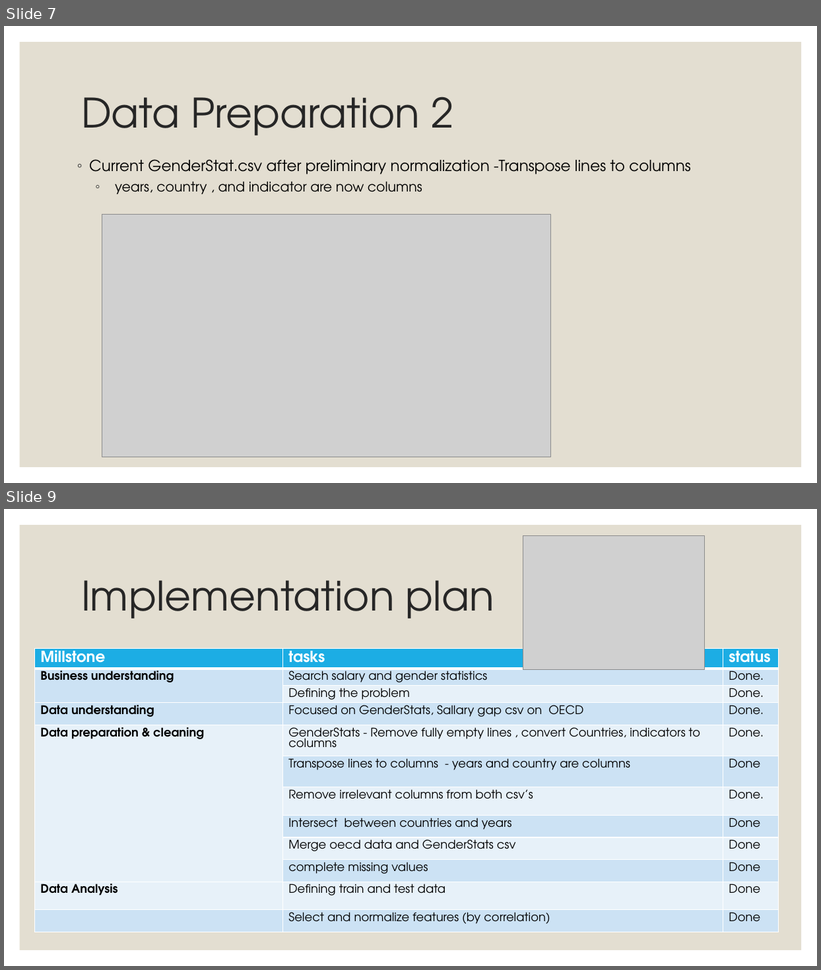
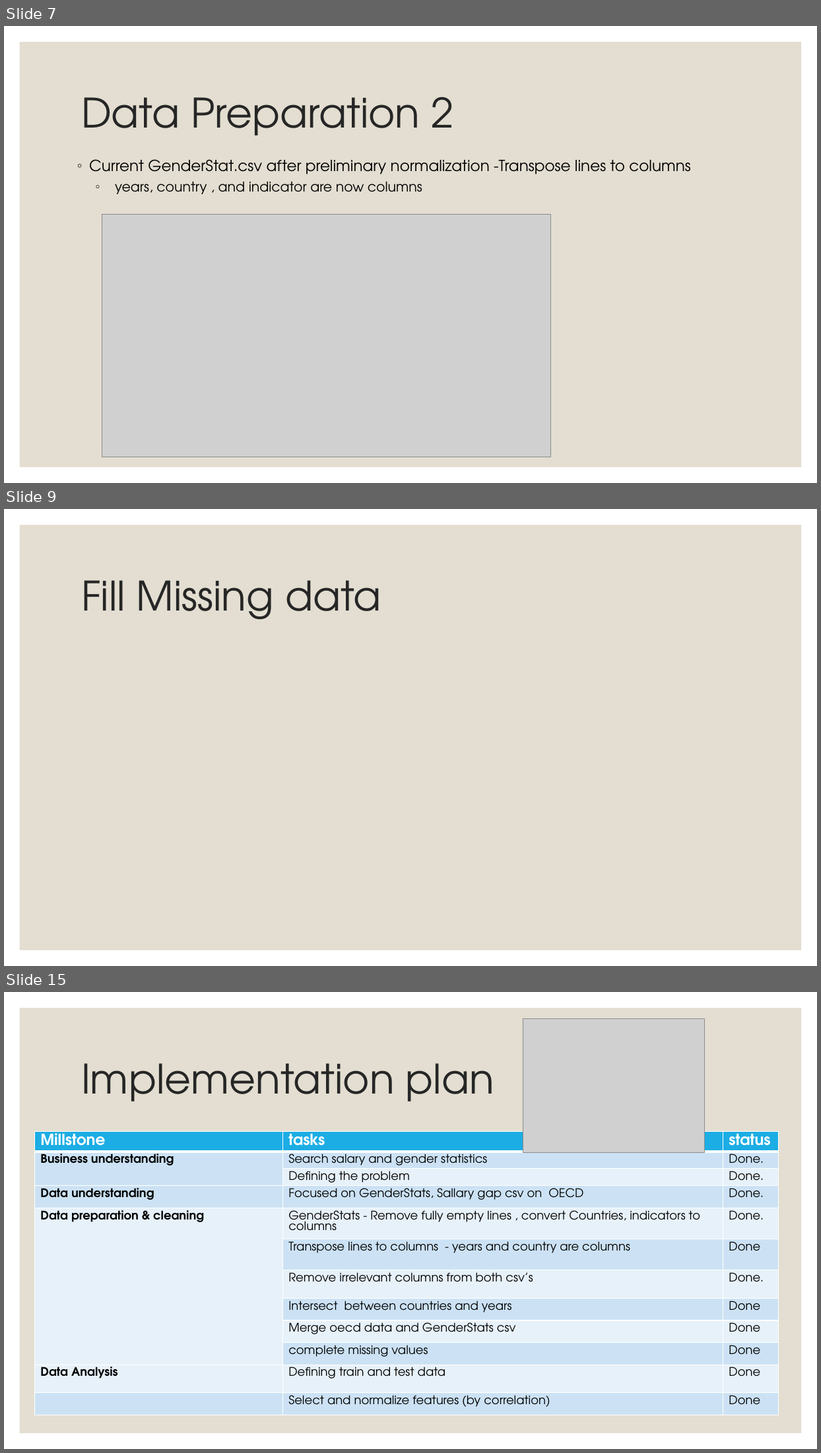
Before and after one commit to EylonSaadon/DataScienceWorkShop, a slide deck: Sallary gap predictionfrom Presentation 1_1_17.pptx. Shown one above the other, each under a label of ours: slides 7 and 9 before the commit, slides 7, 9 and 15 after it; the slides between them are not shown. The pictures are 821x970 and 821x1453 pixels, drawn with LibreOffice and Linux fonts; fonts in the diff are those of the drawing; grey boxes stand for pictures. Boxes give left, top, right and bottom in pixels: in the first picture for what was removed or moved away, otherwise in the second. Text is boxed around its words. In the diff, an @@ line names an element or a change of style, - is before the commit and + after.

```diff
--- a/Sallary gap predictionfrom Presentation 1_1_17.pptx
+++ b/Sallary gap predictionfrom Presentation 1_1_17.pptx
@@ slide 9 added at <box>4,509,817,966</box>, background #FFFFFF; not listed: 1 template element that a slide beside it also shows @@
@@ title added at <box>81,580,382,620</box>, 48 pt, text #262626 @@
+Fill Missing data
@@ what was slide 9 is now slide 15 @@
```
Also in this commit, not shown: 2 slides changed, 5 other slides added.
